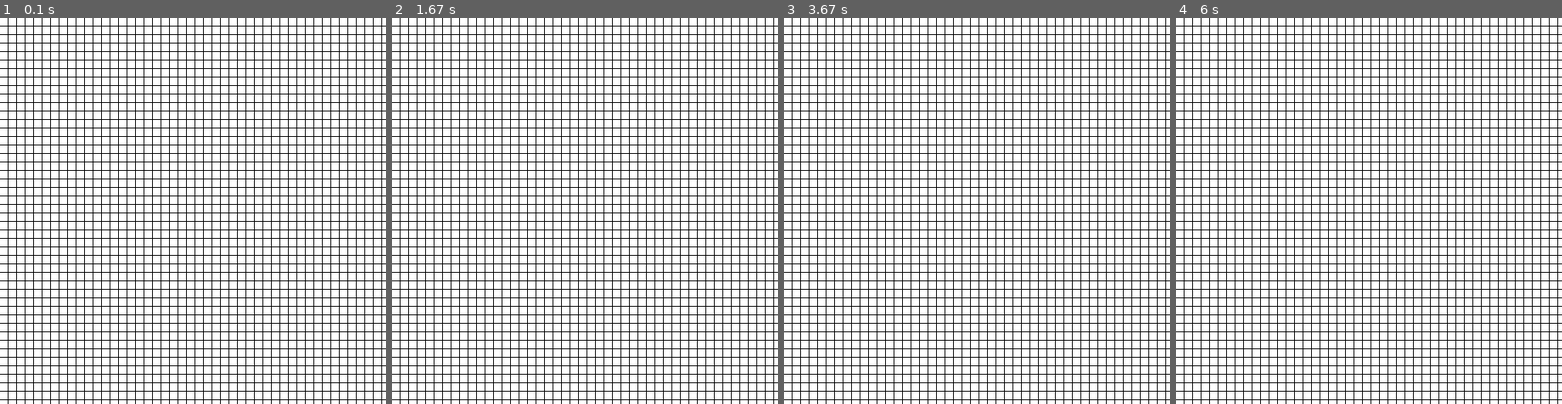
Above: before the commit, frames 1-4 (left to right).
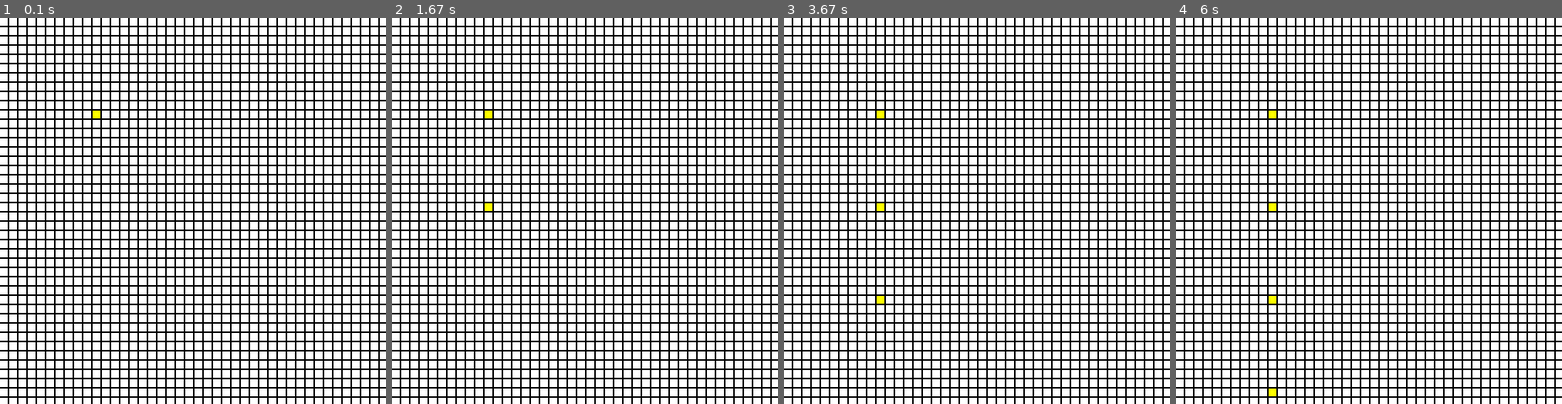
Above: after the commit, the same moments.

Repository: Kristian-Roopnarine/Snake-PyGame
Game: pygame game, started from snake.py
Same seed, same stepped clock (60 frames per second), same inputs: the game is played once before the commit and once after it.
Inputs:
- Up to frame 1 (0.1 s): no input
- Up to frame 2 (1.67 s): tap Enter at 0.33 s; hold Right 0.67-1.13 s; hold Up 1.17-1.63 s
- Up to frame 3 (3.67 s): hold Left 2.17-2.7 s; hold Down 2.73-3.03 s; hold Up from 3.5 s (still down)
- Up to frame 4 (6 s): release Up at 3.87 s; hold Up from 5.97 s (still down)

The runs differ from the first frame. In frame 1, 37% of the frame differs, in the area x 0-100%, y 0-100%; in frame 2, 37%; in frame 3, 37%; in frame 4, 37%.

Commit message:
Detected key presses with PyGame, but moving in opposite direction and too far.

Diff:
--- a/snake.py
+++ b/snake.py
@@ -8,15 +8,36 @@
 
 block_size = 10
 color = (255,255,255)
+head_color = (255,255,0)
 running = True
 
 for y in range(height):
     for x in range(width):
-        rect = pygame.Rect(y * (block_size + 1), x * (block_size + 1), block_size,block_size)
+        rect = pygame.Rect(y * (block_size + 2), x * (block_size + 2), block_size,block_size)
         pygame.draw.rect(screen,color,rect)
+
+snake = [10,10]
+x,y = snake
+rect = pygame.Rect(y * (block_size + 2), x * (block_size + 2), block_size,block_size)
+pygame.draw.rect(screen,head_color,rect)
 
 while running:
     for event in pygame.event.get():
+        if event.type == pygame.KEYDOWN:
+            if event.key == 273:
+                # move snake up one
+                x += block_size
+                rect = pygame.Rect(y * (block_size + 2), x * (block_size + 2), block_size,block_size)
+                pygame.draw.rect(screen,head_color,rect)
+            elif event.key == 274:
+                pass
+                # move snake down one
+            elif event.key == 275:
+                pass
+                # move snake right one
+            elif event.key == 276:
+                pass
+                #move snake right one
         if event.type == pygame.QUIT:
             running = False
 
